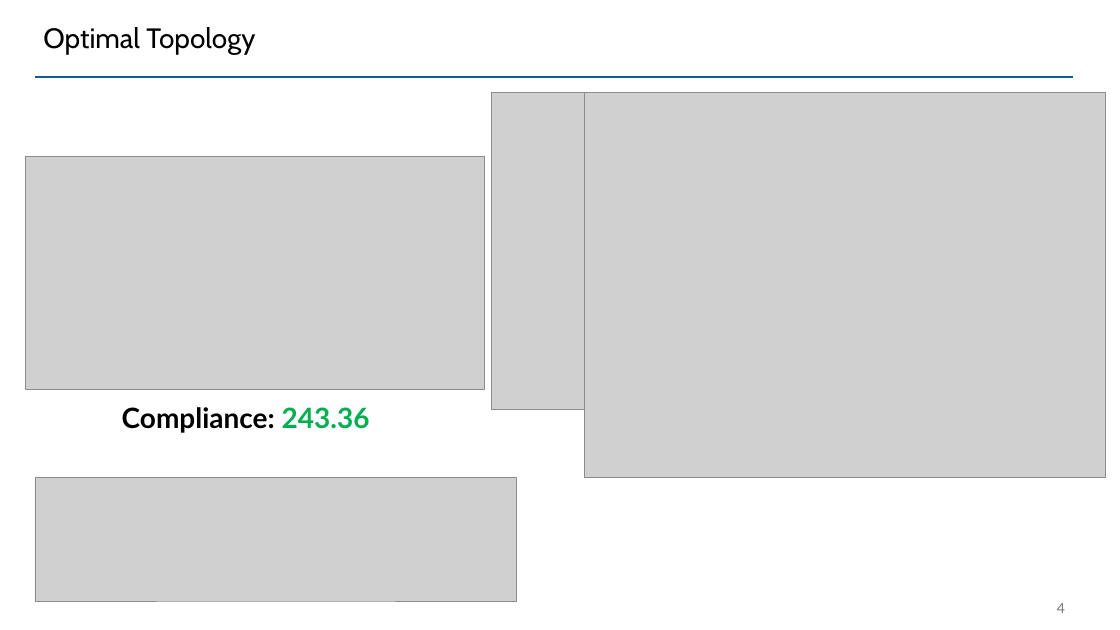
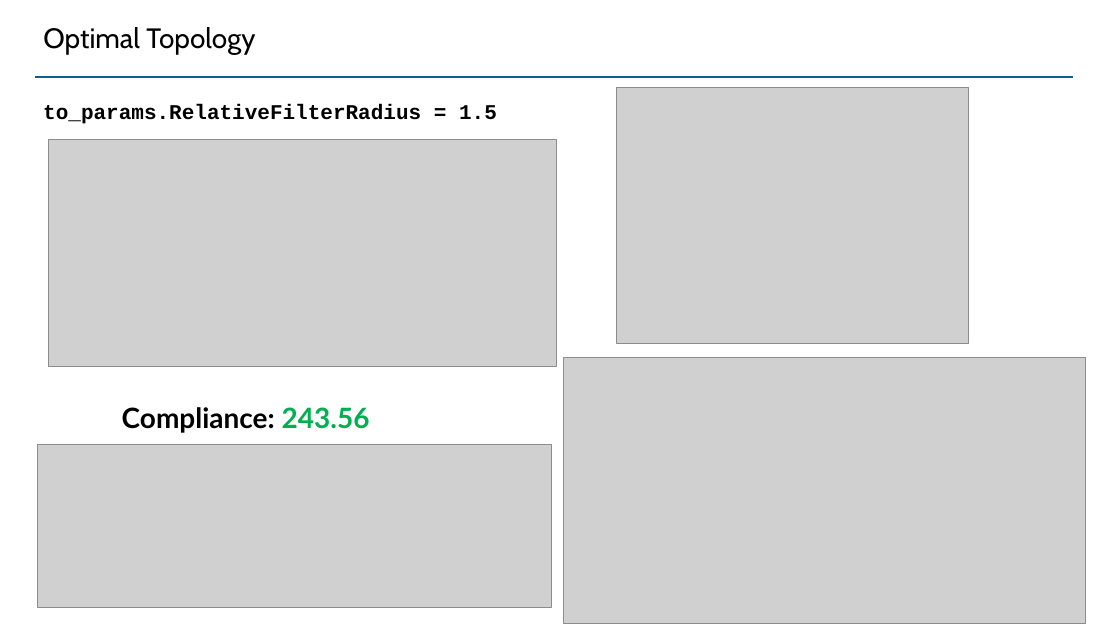
Before and after one commit to UW-ERSL/METALS, a slide deck: slide 4 of Slides/MMTOBenchmarkStudy.pptx. Drawn at 1120x630 pixels with LibreOffice and Linux fonts; fonts in the diff are those of the drawing; grey boxes stand for pictures. Boxes give left, top, right and bottom in pixels: in the first picture for what was removed or moved away, otherwise in the second. Text is boxed around its words. In the diff, an @@ line names an element or a change of style, - is before the commit and + after.

Commit message:
Fixed bug in penalization and in to_params.ExtrudeZ

```diff
--- a/Slides/MMTOBenchmarkStudy.pptx
+++ b/Slides/MMTOBenchmarkStudy.pptx
@@ picture added at bbox=[617, 87, 969, 344] @@
@@ text added at bbox=[43, 104, 497, 124], 18 pt, text #000000, bold @@
+to_params.RelativeFilterRadius = 1.5
@@ picture removed at bbox=[492, 92, 603, 409] @@
@@ picture removed at bbox=[585, 92, 1106, 477] @@
@@ picture: place and size @@
-picture at bbox=[25, 156, 485, 389]
+picture at bbox=[49, 139, 557, 367]
@@ picture added at bbox=[564, 358, 1086, 624] @@
@@ text at bbox=[122, 407, 370, 433]: text changed @@
-Compliance: 243.36
+Compliance: 243.56
@@ picture: place and size @@
-picture at bbox=[35, 478, 517, 602]
+picture at bbox=[38, 444, 551, 607]
@@ page number removed at bbox=[1057, 603, 1065, 613] @@
-4
```
Also in this commit, not shown: 1 other slide changed, 1 slide added, 1 slide removed, 3 other files.
